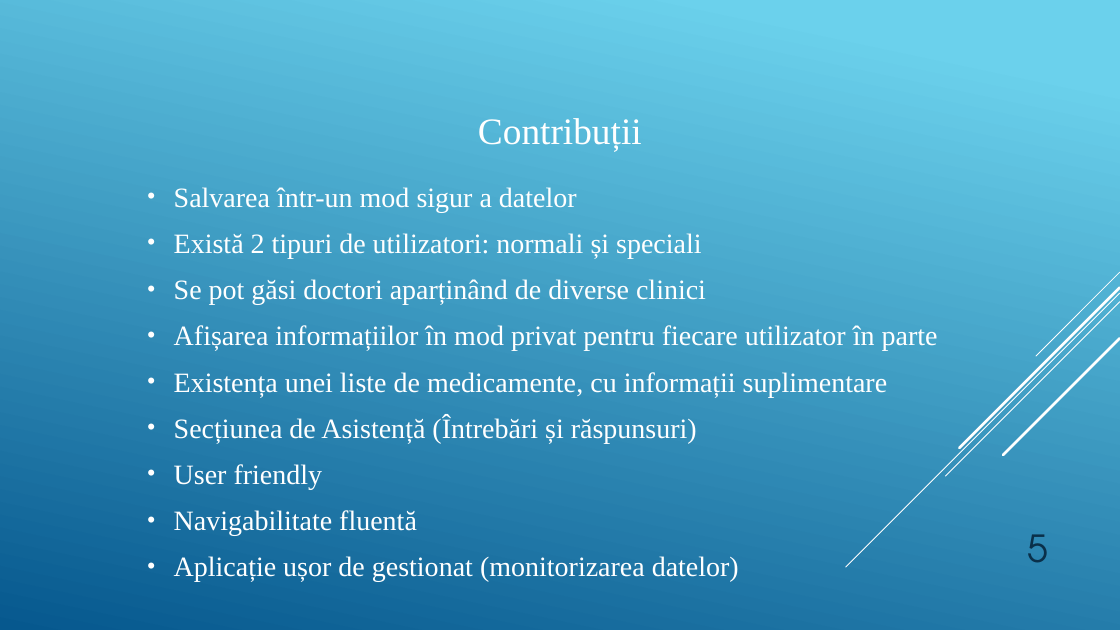
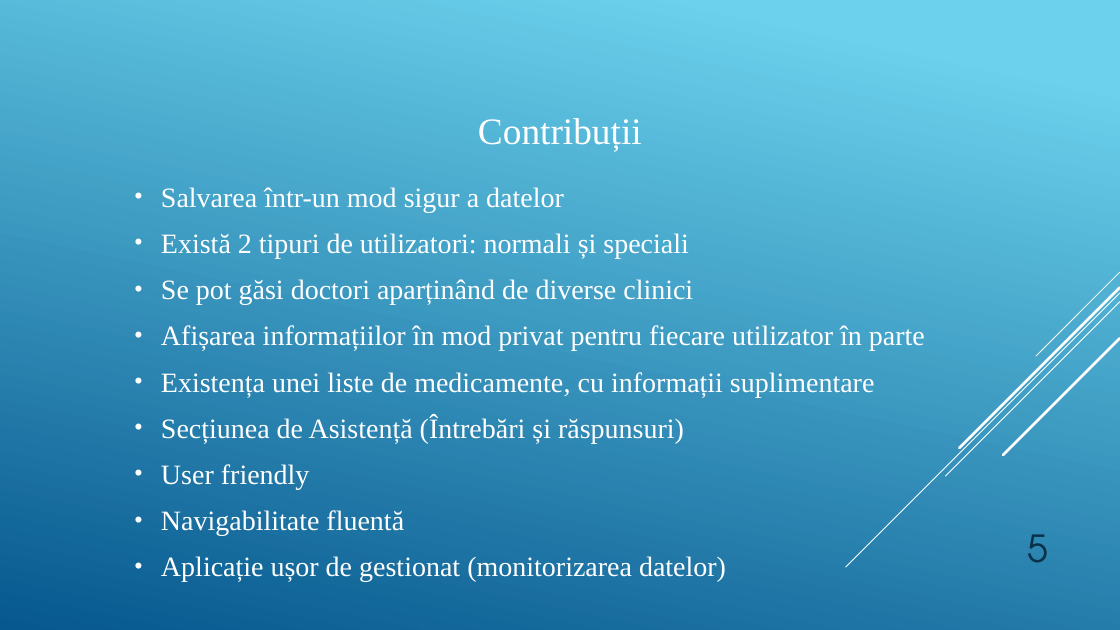
Before and after one commit to GeoMoro/Licenta-MediArch, a slide deck: slide 5 of Prezentare/MediArch.pptx. Drawn at 1120x630 pixels with LibreOffice and Linux fonts; fonts in the diff are those of the drawing. Boxes give left, top, right and bottom in pixels: in the first picture for what was removed or moved away, otherwise in the second. Text is boxed around its words. In the diff, an @@ line names an element or a change of style, - is before the commit and + after.

```diff
--- a/Prezentare/MediArch.pptx
+++ b/Prezentare/MediArch.pptx
@@ text "Salvarea într-un mod sigur a ...": place and size @@
-text "Salvarea într-un mod sigur a ..." at (174, 187, 938, 582)
+text "Salvarea într-un mod sigur a ..." at (161, 187, 925, 582)
```
Also in this commit, not shown: 1 other slide changed.
